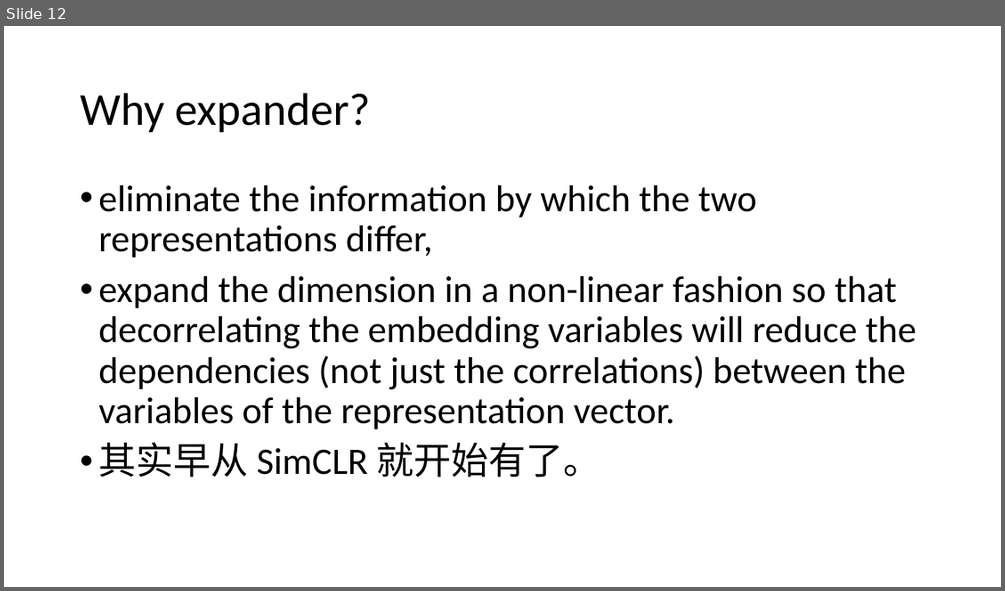
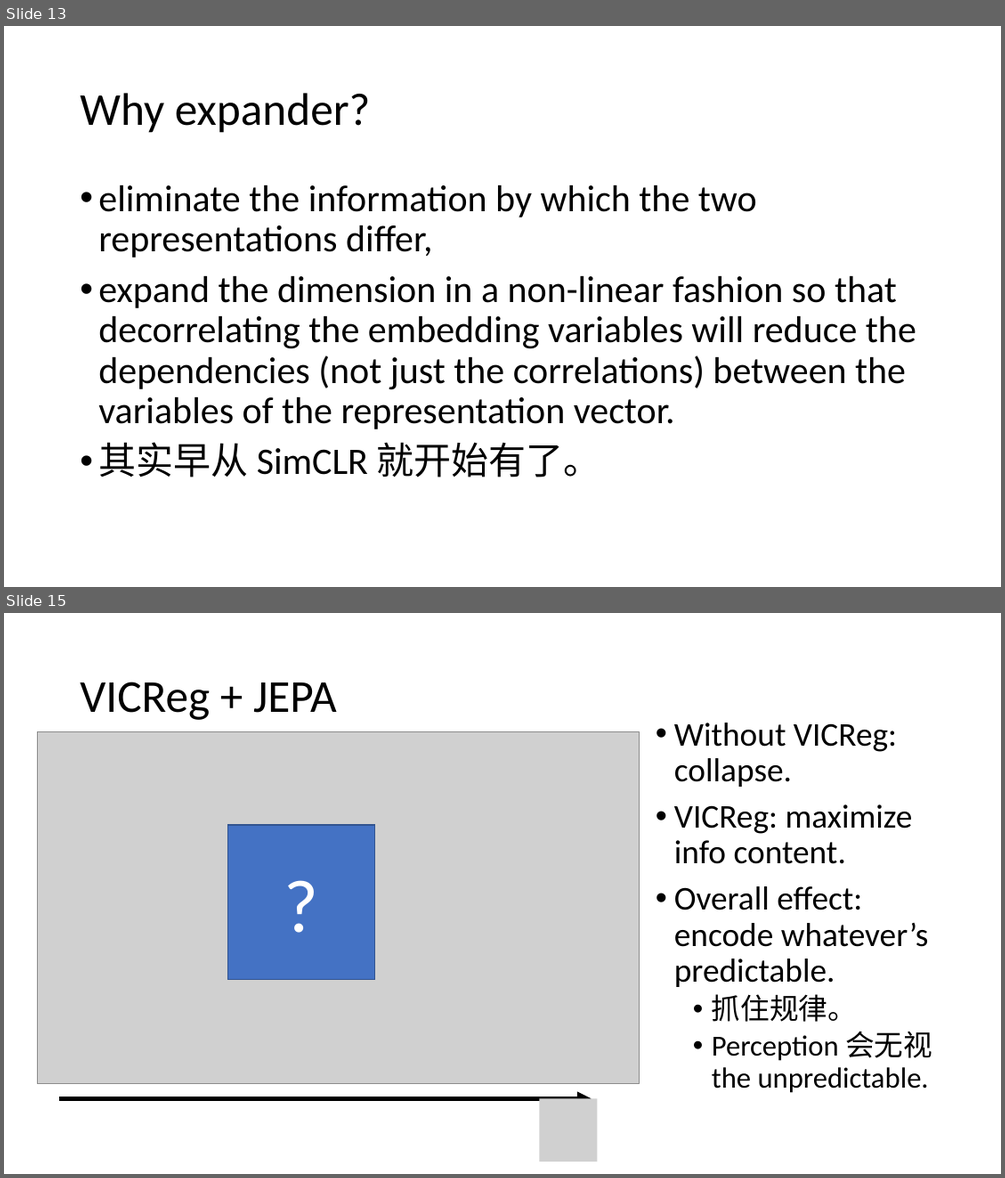
Before and after one commit to Daniel-Chin/3S, a slide deck: notes_slides/VICReg_and_related_works.pptx. Shown one above the other, each under a label of ours: slide 12 before the commit, slides 13 and 15 after it; the slides between them are not shown. The pictures are 1005x591 and 1005x1178 pixels, drawn with LibreOffice and Linux fonts; fonts in the diff are those of the drawing; grey boxes stand for pictures. Boxes give left, top, right and bottom in pixels: in the first picture for what was removed or moved away, otherwise in the second. Text is boxed around its words. In the diff, an @@ line names an element or a change of style, - is before the commit and + after.

```diff
--- a/notes_slides/VICReg_and_related_works.pptx
+++ b/notes_slides/VICReg_and_related_works.pptx
@@ slide 15 added at bbox=[4, 613, 1001, 1174], background #FFFFFF @@
@@ title added at bbox=[80, 682, 337, 720], 44 pt, text #000000 @@
+VICReg + JEPA
@@ picture added at bbox=[38, 732, 639, 1084] @@
@@ text added at bbox=[674, 722, 932, 1093], 32 pt, text #000000 @@
+• Without VICReg: collapse.
+• VICReg: maximize info content.
+• Overall effect: encode whatever’s predictable.
+  • 抓住规律。
+  • Perception 会无视 the unpredictable.
@@ rectangle added at bbox=[227, 825, 375, 979], fill #4472C4, outline #325491 1 pt, 72 pt, text #FFFFFF @@
+?
@@ arrow added from (58, 1098) to (591, 1098), #000000 4.5 pt @@
@@ picture added at bbox=[540, 1098, 597, 1161] @@
@@ what was slide 12 is now slide 13 @@
```
Also in this commit, not shown: 1 slide changed, 3 other slides added.
